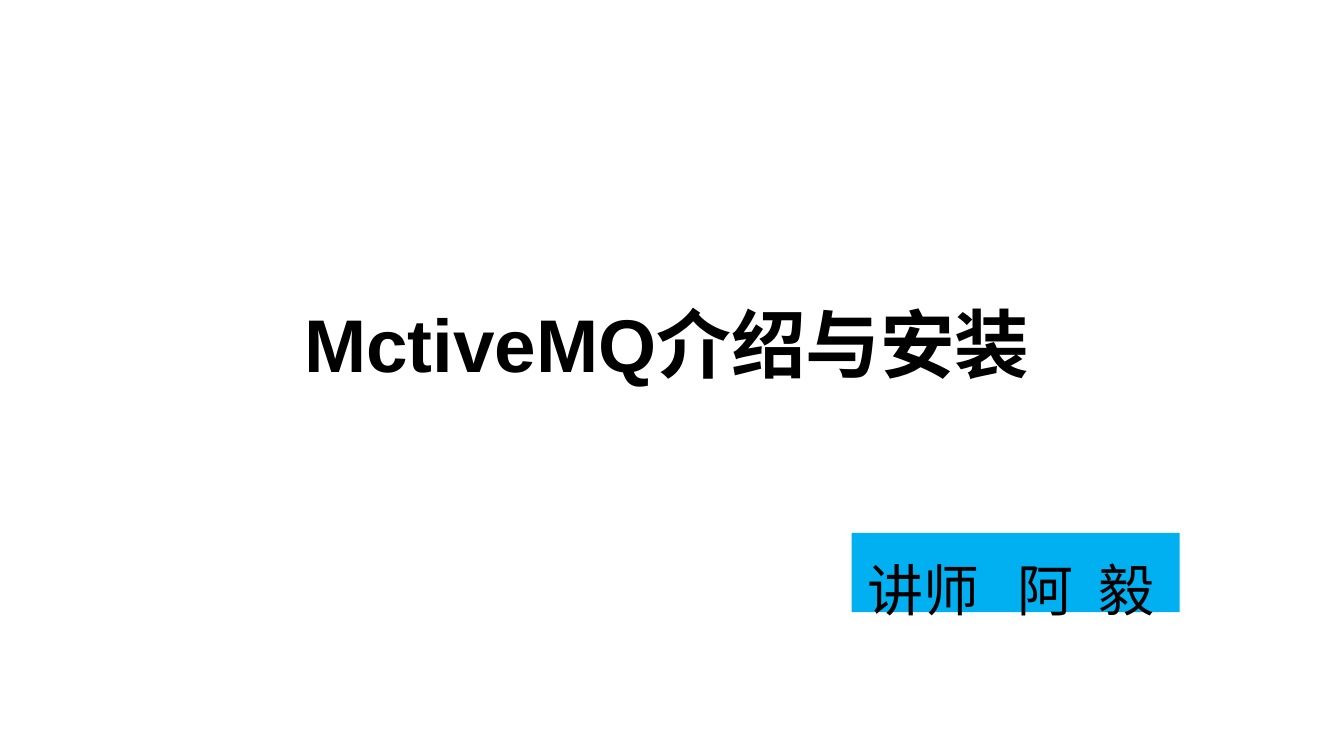
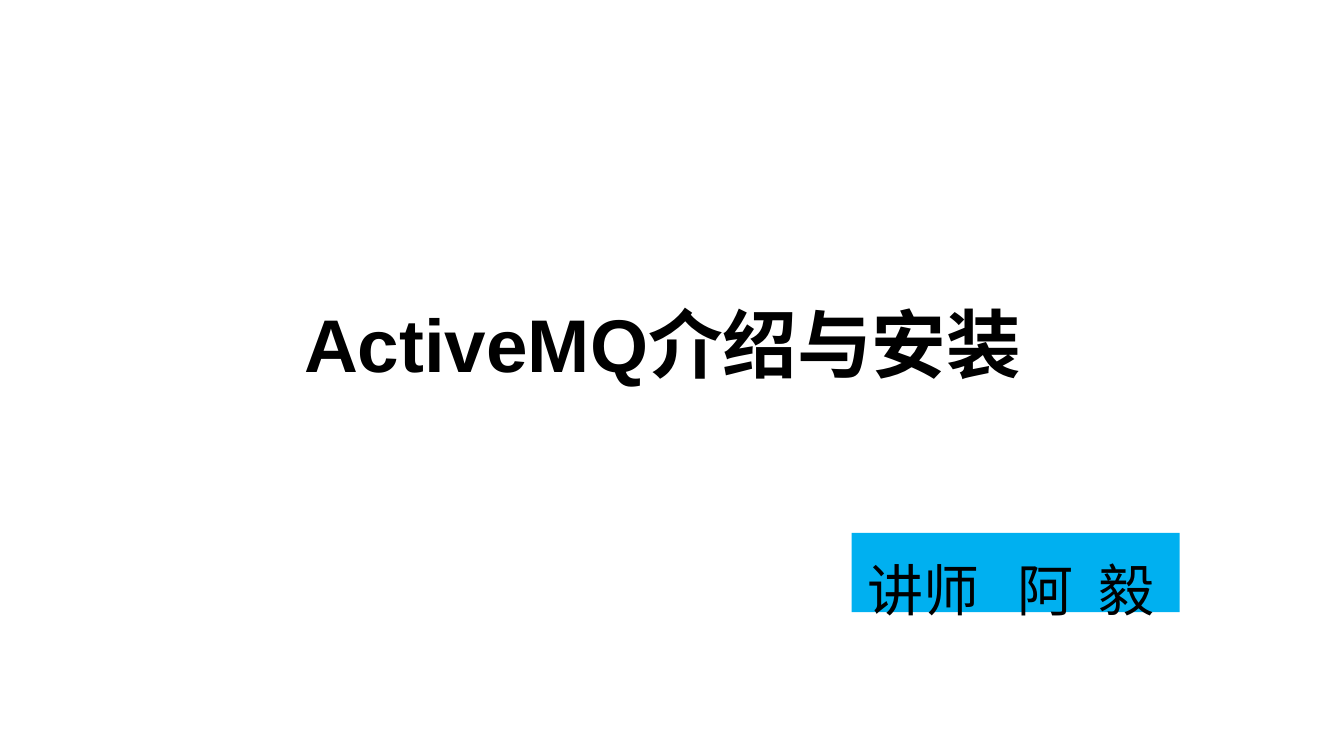
Before and after one commit to huangwenyi10/high-concurrency-praise, a slide deck: slide 19 of doc/SpringBoot+Redis+MQ实现高并发点赞功能.ppt. Drawn at 1344x756 pixels with LibreOffice and Linux fonts; fonts in the diff are those of the drawing; background and template pictures are left out. Boxes give left, top, right and bottom in pixels: in the first picture for what was removed or moved away, otherwise in the second. Text is boxed around its words. In the diff, an @@ line names an element or a change of style, - is before the commit and + after.

```diff
--- a/doc/SpringBoot+Redis+MQ实现高并发点赞功能.ppt
+++ b/doc/SpringBoot+Redis+MQ实现高并发点赞功能.ppt
@@ text at (304, 313, 1021, 386): text changed @@
-MctiveMQ介绍与安装
+ActiveMQ介绍与安装
```
Also in this commit, not shown: 2 other slides changed, 1 other file.
